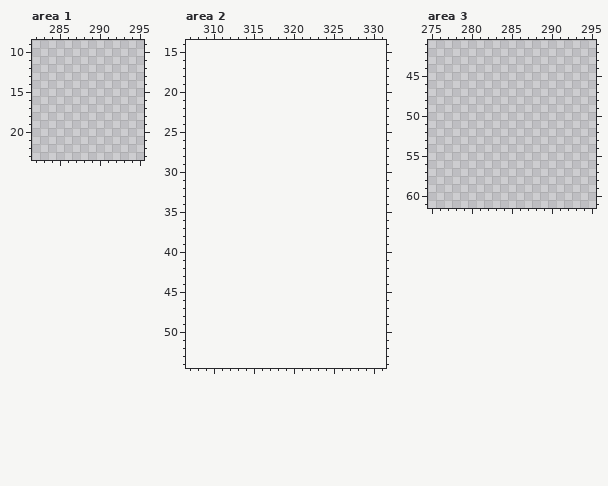
File history of a pixel-art file, ! External Files/sasha bedroom experiment.aseprite. The picture above is the old version.
300x95 pixels, 1 frame. Colours within 5 levels of each other are drawn and written as one. Shown: area 1: x 282..295, y 9..23; area 2: x 307..331, y 14..54; area 3: x 275..295, y 41..61. The old version is drawn lined up with the new one, on the new canvas. The commit also changed other parts of the picture, which this record leaves out.
Visible layers, top first: "Characters", "Foreground/Furniture", "Foreground/Wall".
Palette (. is transparent): 
Now the later version:
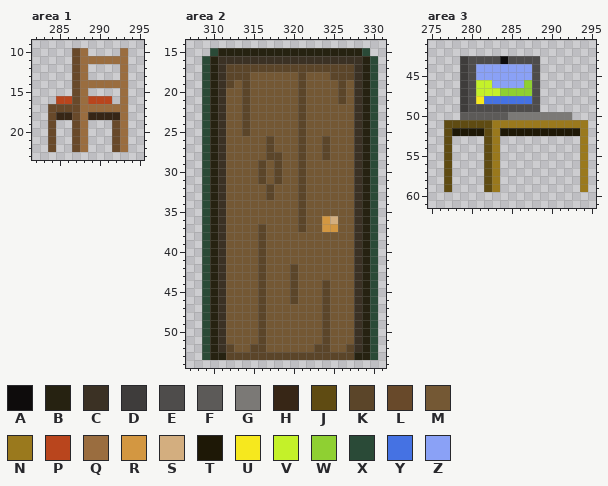
Colours new in this view: A #0e0c0c  B #262211  C #3b3124  D #3e3c3b  E #4e4c4b  F #5c5a58  G #7b7976  H #372616  J #5f4b12  K #5b4529  L #68492a  M #745834  N #9a791d  P #b9451d  Q #9a6d3f  R #d39741  S #d3ae7f  T #1e1806  U #f6e81e  V #c4f129  W #8fd032  X #2a4a37  Y #4572e3  Z #8aa1f6
Difference:
canvas 300x95 -> 376x95
Area 1:
y 10: x 287..288 .. -> LQ; x 293 . -> Q
y 11: x 287..293 ....... -> LQQQQQQ
y 12..13: x 287..288 .. -> LQ; x 293 . -> Q
y 14: x 287..293 ....... -> LQQQQQQ
y 15: x 287..288 .. -> LQ; x 293 . -> Q
y 16: x 285..291 ....... -> PPLQPPP; x 293 . -> Q
y 17: x 284..293 .......... -> LLLLQQQQQQ
y 18: x 284..293 .......... -> LHHLQHHHHQ
y 19..22: x 284 . -> L; x 287..288 .. -> LQ; x 292..293 .. -> LQ
Area 2:
y 15: x 310..329 .................... -> XBBBBBBBBBBBBBBBBBBX
y 16: x 309..330 ...................... -> XBCCCCCCCCCCCCCCCCCCBX
y 17: x 309..330 ...................... -> XBCKKKKKKKKKKKKKKKKCBX
y 18: x 309..330 ...................... -> XBCKKKMMMMMMKMMMKKKCBX
y 19: x 309..330 ...................... -> XBCKMKMMMMMMKMMMMKMCBX
y 20..21: x 309..330 ...................... -> XBCMMKMMMMMMKMMMMKMCBX
y 22..25: x 309..330 ...................... -> XBCMMKMMMMMMKMMMMMMCBX
y 26..27: x 309..330 ...................... -> XBCMMMMMKMMMKMMKMMMCBX
y 28: x 309..330 ...................... -> XBCMMMMMKKMMKMMKMMMCBX
y 29..31: x 309..330 ...................... -> XBCMMMMKMKMMKMMMMMMCBX
y 32..33: x 309..330 ...................... -> XBCMMMMMKMMMKMMMMMMCBX
y 34..35: x 309..330 ...................... -> XBCMMMMMMMMMKMMMMMMCBX
y 36: x 309..330 ...................... -> XBCMMMMMMMMMKMMRSMMCBX
y 37: x 309..330 ...................... -> XBCMMMMKMMMMKMMRRMMCBX
y 38..41: x 309..330 ...................... -> XBCMMMMKMMMMMMMMMMMCBX
y 42..43: x 309..330 ...................... -> XBCMMMMKMMMKMMMMMMMCBX
y 44..46: x 309..330 ...................... -> XBCMMMMKMMMKMMMKMMMCBX
y 47..51: x 309..330 ...................... -> XBCMMMMKMMMMMMMKMMMCBX
y 52: x 309..330 ...................... -> XBCKMMKKMMMMMMKKMMKCBX
y 53: x 309..330 ...................... -> XBBKKKKKKKKKKKKKKKKBBX
Area 3:
y 43: x 279..288 .......... -> DEEEEAEEEE
y 44..45: x 279..288 .......... -> DEZZZZZZZE
y 46: x 279..288 .......... -> DEVVZZZZWE
y 47: x 279..288 .......... -> DEVVVWWWWE
y 48: x 279..288 .......... -> DEUYYYYYYE
y 49: x 279..288 .......... -> DEEEEEEEEE
y 50: x 279..292 .............. -> FFFFFFGGGGGGGG
y 51: x 277..294 .................. -> JJJJJJNNNNNNNNNNNN
y 52: x 277..294 .................. -> JTTTTJNTTTTTTTTTTN
y 53..59: x 277 . -> J; x 282..283 .. -> JN; x 294 . -> N
Boxes around the changes in both pictures, in picture pixels (x1, y1, x2, y2):
added: (48, 48, 128, 152)
added: (202, 48, 378, 360)
added: (444, 56, 588, 192)
